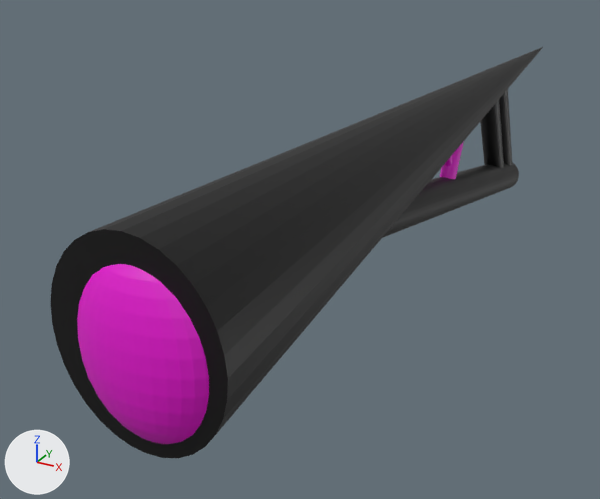
An edit to the Blender file blender/shotgun.blend, drawn before and after from the same camera.
Camera for both pictures: a 50 mm lens placed at (0.19, -0.783, 0.343), pointed at (-0.064, -0.32, 0.112). Every picture has the same lights, and +X, +Y and +Z are marked at lower left. The older version comes first.

Objects in the first picture: 'Main body', 'Main body.001', 'main body', 'main body.001', 'main body.002', 'trigger' and 1 more.
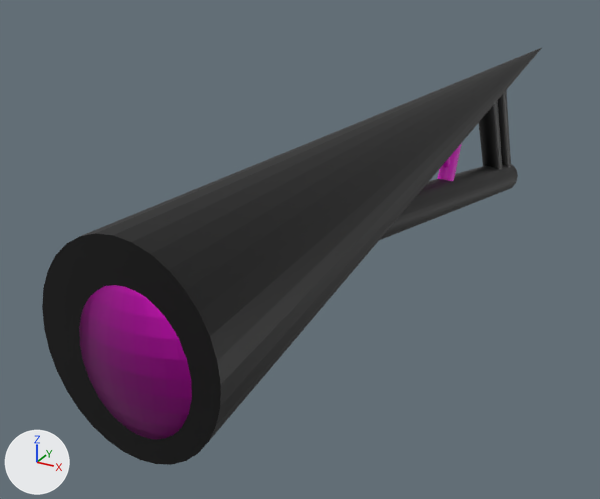
The newer file is also turned or shifted as a whole; pictures and numbers use the older file's frame.

Edits to the bpy script that builds the scene:
```text
Change mat_material_007:
    where n0 = _N.new('ShaderNodeBsdfPrincipled'); n0.name = 'Principled BSDF'
    add n0.inputs[1].default_value = 0.395  # 'Metallic'
    add n0.inputs[2].default_value = 0.302  # 'Roughness'
    add n2 = _N.new('ShaderNodeTexCoord'); n2.name = 'Texture Coordinate'
    add _L.new(n2.outputs[6], n0.inputs[5])  # 'Reflection' to 'Normal'
Change ob_main_body_001:
    ob_main_body_001.location: (-0.0003, -0.2077, 0.128) -> (-0.0003, -0.2122, 0.128)
Change ob_trigger:
    ob_trigger.location: (-0.0003, -0.1965, 0.1575) -> (-0.0003, -0.201, 0.1575)
Change ob_main_body:
    ob_main_body.location: (-0.0003, -0.0677, 0.1448) -> (-0.0003, -0.0722, 0.1448)
Change ob_main_body_1:
    ob_main_body_1.location: (0.0008, -0.2567, 0.1886) -> (0.0008, -0.2612, 0.1886)
Change ob_main_body_001_1:
    ob_main_body_001_1.location: (-0.0003, -0.0941, 0.1448) -> (-0.0003, -0.0986, 0.1448)
```

What differs and where, as boxes (x1, y1, x2, y2) in the pictures (600 x 499 px):
'Main body', moved
    before: (50, 47, 543, 458)
    after: (42, 48, 541, 465)
'main body.002', surface changed (pink to purple)
    both: (79, 285, 192, 440)
'main body.001', moved
    before: (382, 162, 519, 238)
    after: (380, 164, 518, 240)
'Main body.001', moved
    before: (480, 100, 504, 168)
    after: (479, 101, 503, 170)
'main body', moved
    before: (499, 89, 513, 166)
    after: (497, 91, 511, 167)
'trigger', moved
    before: (440, 141, 464, 179)
    after: (437, 143, 462, 181)
